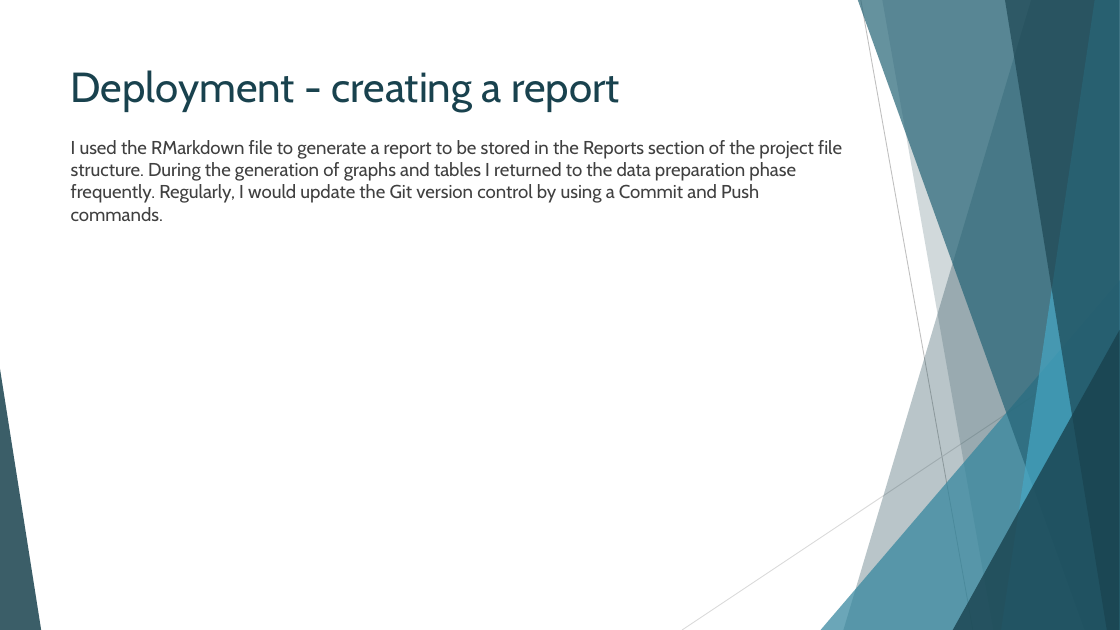
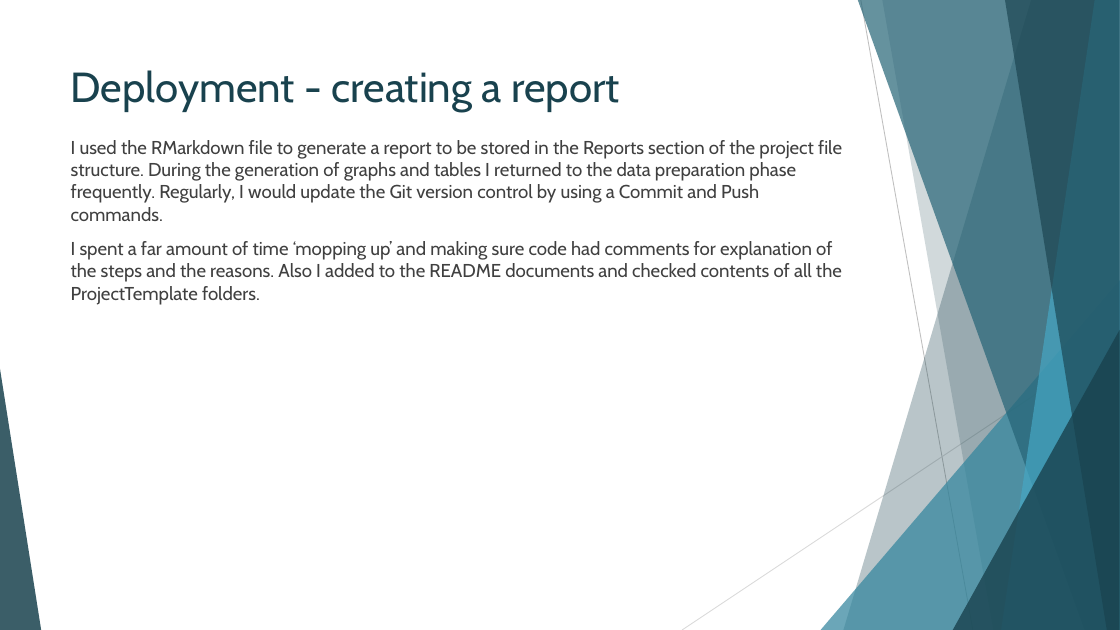
Before and after one commit to IssyMiddleton/CSC8631-Data-Management-Exploratory-Analysis, a slide deck: slide 15 of Exploratory_Analysis/reports/Overview-Presentation.pptx (slide 16 before the commit). Drawn at 1120x630 pixels with LibreOffice and Linux fonts; fonts in the diff are those of the drawing. Boxes give left, top, right and bottom in pixels: in the first picture for what was removed or moved away, otherwise in the second. Text is boxed around its words. In the diff, an @@ line names an element or a change of style, - is before the commit and + after.

```diff
--- a/Exploratory_Analysis/reports/Overview-Presentation.pptx
+++ b/Exploratory_Analysis/reports/Overview-Presentation.pptx
@@ text at (x1=71, y1=241, x2=842, y2=305): paragraph added @@
+I spent a far amount of time ‘mopping up’ and making sure code had comments for explanation of the steps and the reasons. Also I added to the README documents and checked contents of all the ProjectTemplate folders.
```
Also in this commit, not shown: 3 other slides changed, 1 slide removed, 25 other files.
